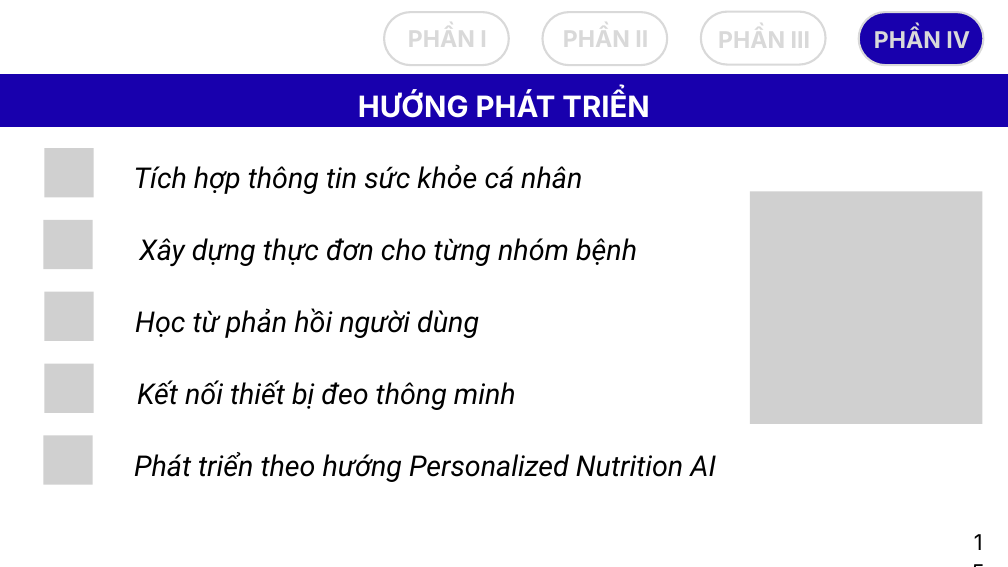
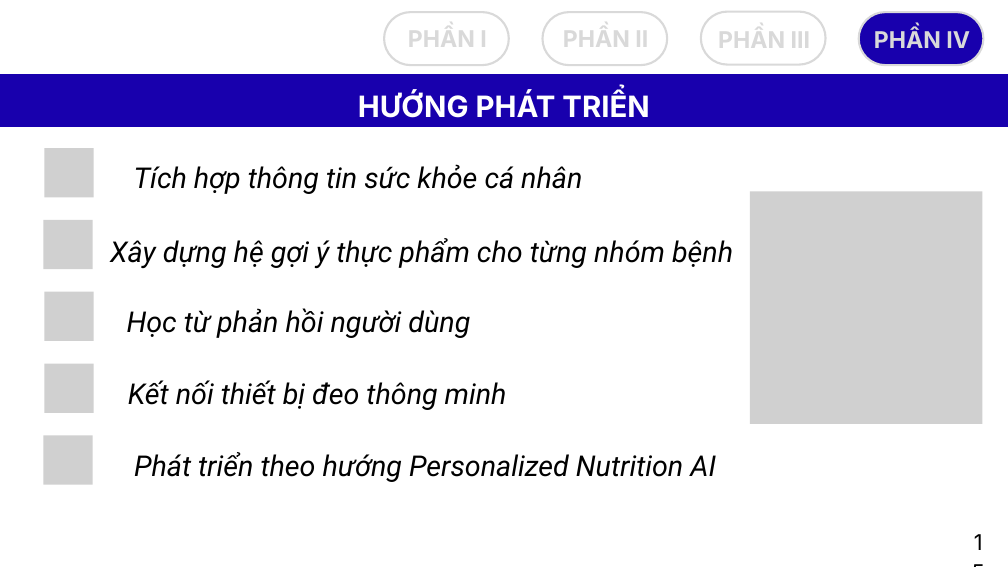
Before and after one commit to tranyennhi02/NutriGain, a slide deck: slide 16 of docs/BAOCAOTOTNGHIEP.pptx. Drawn at 1008x567 pixels with LibreOffice and Linux fonts; fonts in the diff are those of the drawing; grey boxes stand for pictures. Boxes give left, top, right and bottom in pixels: in the first picture for what was removed or moved away, otherwise in the second. Text is boxed around its words. In the diff, an @@ line names an element or a change of style, - is before the commit and + after.

```diff
--- a/docs/BAOCAOTOTNGHIEP.pptx
+++ b/docs/BAOCAOTOTNGHIEP.pptx
@@ text at [110, 238, 733, 269]: text changed @@
-Xây dựng thực đơn cho từng nhóm bệnh
+Xây dựng hệ gợi ý thực phẩm cho từng nhóm bệnh
@@ text "Học từ phản hồi người ...": place and size @@
-text "Học từ phản hồi người ..." at [135, 308, 479, 338]
+text "Học từ phản hồi người ..." at [127, 308, 470, 338]
@@ text "Kết nối thiết bị đeo ...": place and size @@
-text "Kết nối thiết bị đeo ..." at [137, 380, 516, 410]
+text "Kết nối thiết bị đeo ..." at [128, 380, 507, 410]
```
Also in this commit, not shown: 6 other slides changed, 10 other files.
